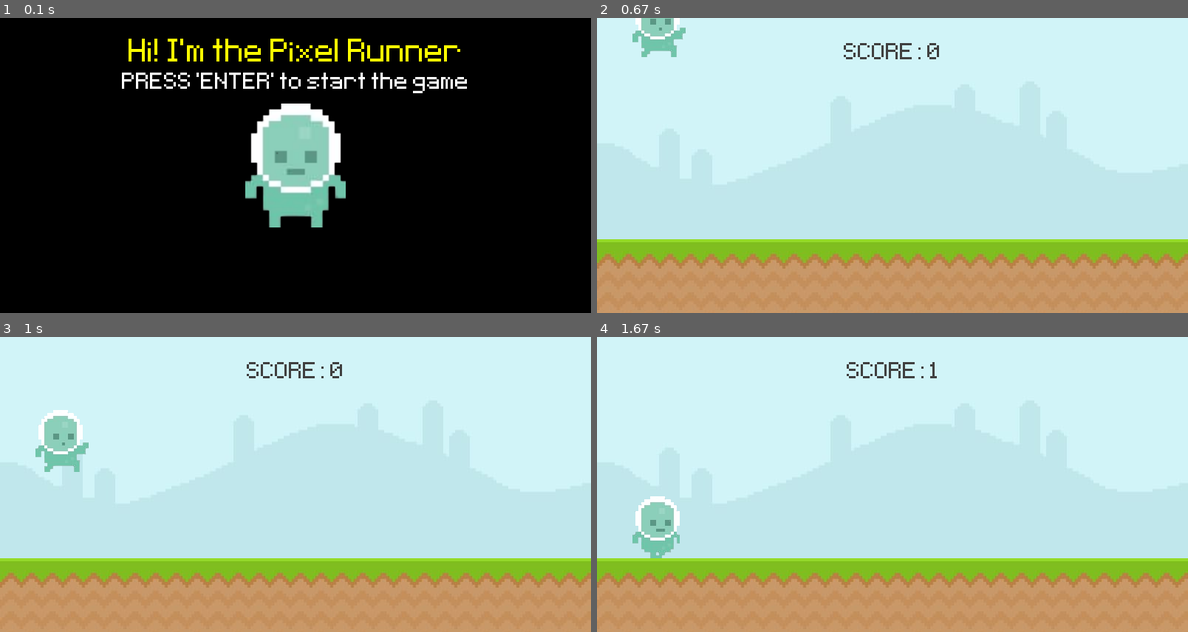
Above: before the commit, frames 1-4 (two rows, left to right).
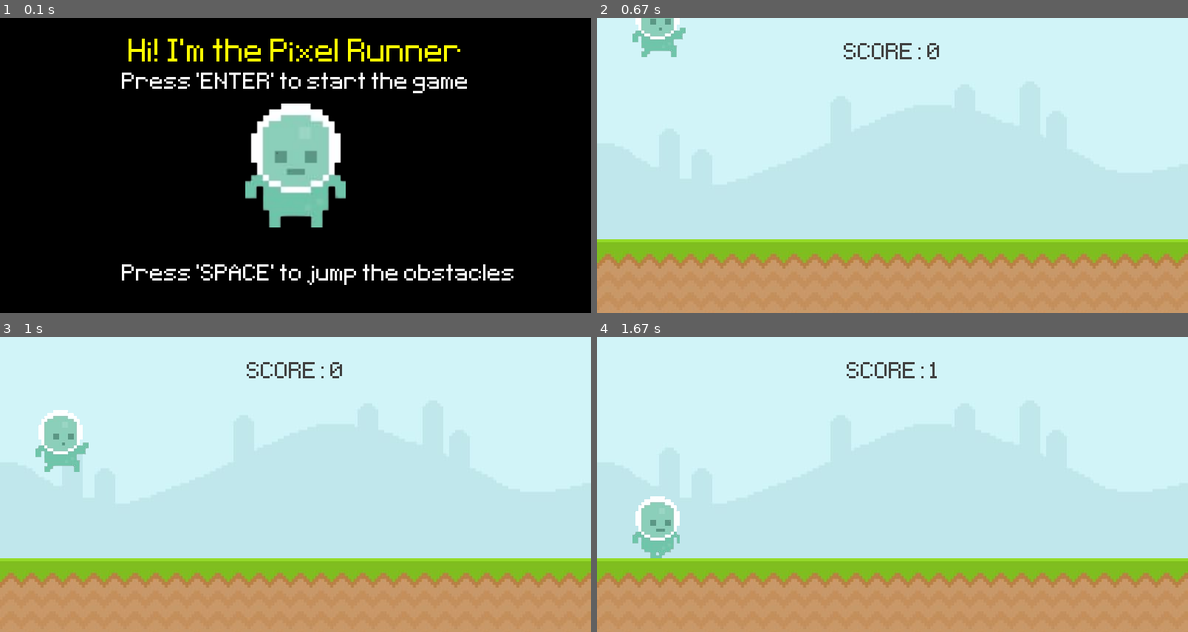
Above: after the commit, the same moments.

Repository: arushi32588/pygame.runner
Game: pygame game, started from runner.py
The game is run twice, just before and just after one commit, with the same random seed, the same clock (stepped at 60 frames per second) and the same inputs.
Inputs:
- Up to frame 1 (0.1 s): no input
- Up to frame 2 (0.67 s): tap Space at 0.33 s
- Up to frame 3 (1 s): no input
- Up to frame 4 (1.67 s): no input

The runs differ from the first frame. In frame 1, 1.7% of the frame differs, in the area x 20-87%, y 18-91%; in frame 2, nothing differs; in frame 3, nothing differs; in frame 4, nothing differs.

Commit message:
Added instructions to the display page.

Diff:
--- a/runner.py
+++ b/runner.py
@@ -104,7 +104,7 @@
 start_time = 0
 score = 0
 
-background_music = pygame.mixer.Sound('audio/Your-Story.mp3')
+background_music = pygame.mixer.Sound('audio/game_music.mp3')
 background_music.play(loops = -1)
 
 sky_surface = pygame.image.load('graphics/Sky.jpeg').convert()
@@ -154,8 +154,11 @@
 welcome_1 = font2.render("Hi! I'm the Pixel Runner", False, 'Yellow')
 welcome_1_rect = welcome_1.get_rect(center = (400, 50))
 
-welcome_2 = font1.render("PRESS 'ENTER' to start the game", True, 'White')
+welcome_2 = font1.render("Press 'ENTER' to start the game", True, 'White')
 welcome_2_rect = welcome_2.get_rect(center = (400, 90) )
+
+welcome_3 = font1.render("Press 'SPACE' to jump the obstacles", True, 'White')
+welcome_3_rect = welcome_2.get_rect(center = (400, 350) )
 
 game_over = font2.render('Game over', False, 'Red')
 game_over_rect = game_over.get_rect(center =(400, 50))
@@ -222,6 +225,7 @@
         screen.blit(player_stand, player_stand_rect)
         screen.blit(welcome_1, welcome_1_rect)
         screen.blit(welcome_2, welcome_2_rect)
+        screen.blit(welcome_3, welcome_3_rect)
 
     elif game_active == 1:
         screen.blit(ground_surface, (0,300)) # telling the system we want to place a ground on display surface
